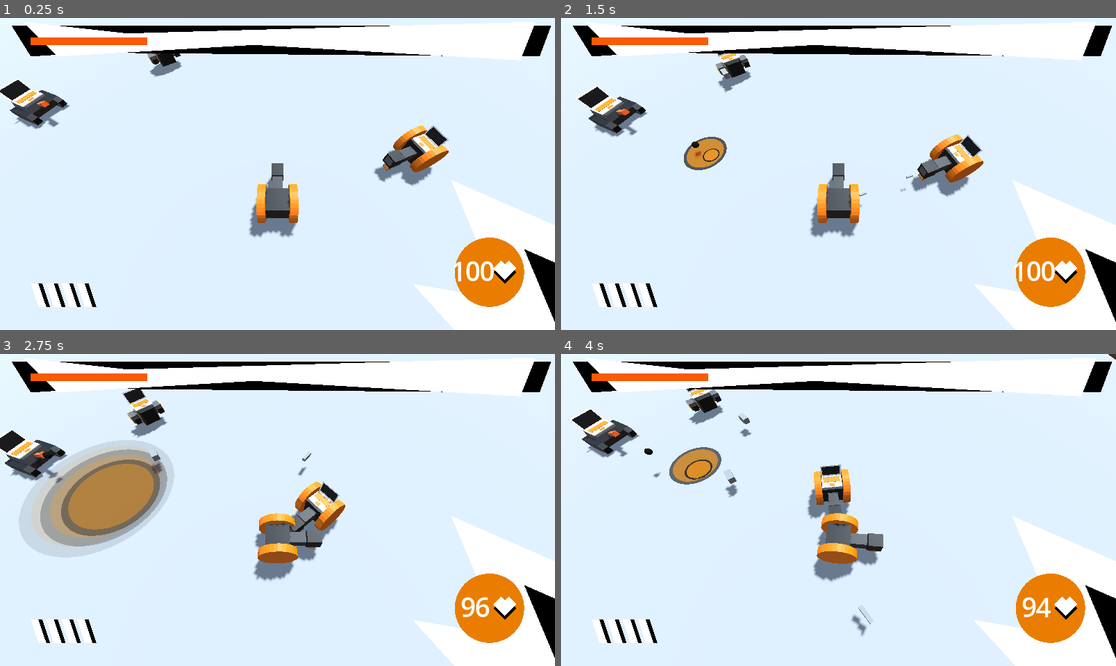
Above: before the commit, frames 1-4 (two rows, left to right).
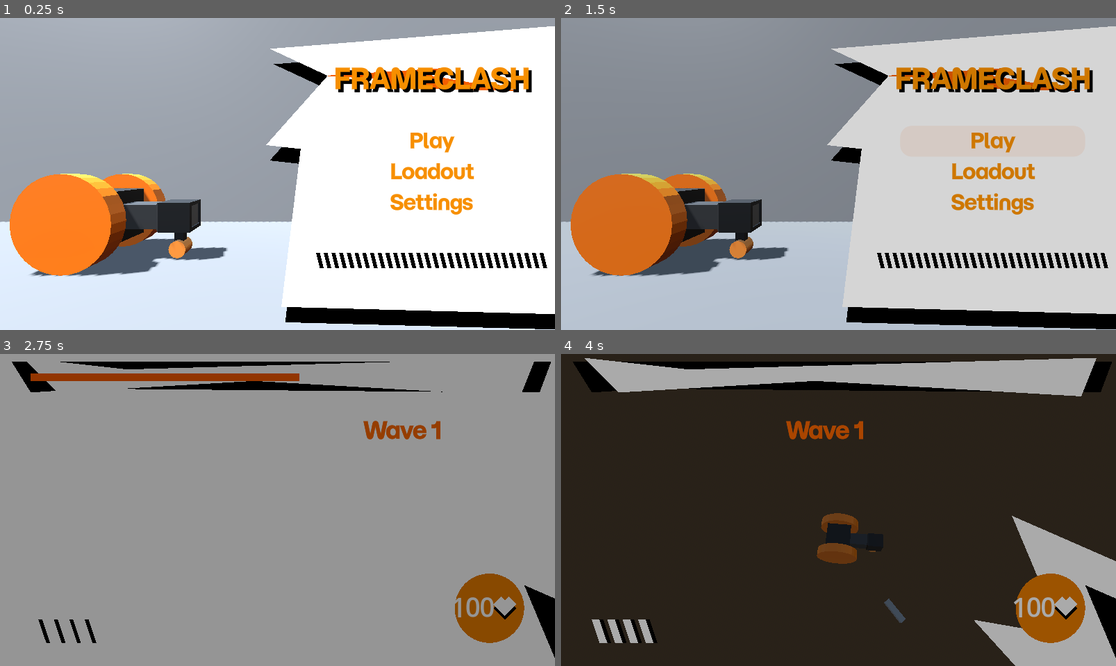
Above: after the commit, the same moments.

Repository: Username4D/Frameclash
Game: Godot game, scene res://scenes/view.tscn
Same seed, same stepped clock (60 frames per second), same inputs: the game is played once before the commit and once after it. Before the commit the project starts from res://scenes/arena_scene.tscn. The engine's default icon, where the game draws it, is replaced by a stand-in: a white triangle on a blue panel in a dark square.
Inputs (mouse positions are in pixels of both pictures, inside the frame that each line leads up to):
- Up to frame 1 (0.25 s): no input
- Up to frame 2 (1.5 s): click (993, 142) at 0.5 s, where only the run after the commit has a clickable "Play"; click (993, 142) at 1.25 s, where only the run after the commit has a clickable "Play"
- Up to frame 3 (2.75 s): hold Right (ui_right) from 2.03 s (still down); tap Space (shoot) at 2.1 s
- Up to frame 4 (4 s): release Right (ui_right) at 2.78 s; hold Down (ui_down) 2.78-3.53 s; tap Space (shoot) at 2.85, 3.6 s; hold Right (ui_right) from 3.53 s (still down)

The runs differ from the first frame. In frame 1, 82% of the frame differs, in the area x 0-100%, y 0-100%; in frame 2, 100%; in frame 3, 96%; in frame 4, 96%.

Commit message:
added wavebased gameplay and integrated ui

Diff:
--- a/project.godot
+++ b/project.godot
@@ -11,13 +11,14 @@
 [application]
 
 config/name="Frameclash"
-run/main_scene="uid://crnc3h3kury05"
+run/main_scene="uid://lwh1n733esae"
 config/features=PackedStringArray("4.5")
 config/icon="res://icon.svg"
 
 [autoload]
 
 save_handler="*res://scripts/save_handler.gd"
+gameplay_info="*res://scripts/gameplay_info.gd"
 
 [editor_plugins]
 
--- a/scenes/arena_scene.tscn
+++ b/scenes/arena_scene.tscn
@@ -1,10 +1,9 @@
-[gd_scene load_steps=14 format=3 uid="uid://crnc3h3kury05"]
+[gd_scene load_steps=17 format=3 uid="uid://crnc3h3kury05"]
 
 [ext_resource type="PackedScene" uid="uid://dwnj7o6j5hhaf" path="res://scenes/player.tscn" id="1_f05c1"]
+[ext_resource type="Script" uid="uid://do2aoi6dkeio4" path="res://scripts/arena_scene.gd" id="1_rhqdc"]
 [ext_resource type="Texture2D" uid="uid://byoim7vom3x8w" path="res://icon.svg" id="2_v87wf"]
-[ext_resource type="PackedScene" uid="uid://cxurx5g14168l" path="res://scenes/roller.tscn" id="4_8k0nb"]
-[ext_resource type="PackedScene" uid="uid://c7dll3opvsjw4" path="res://scenes/tanker.tscn" id="4_bt4xr"]
-[ext_resource type="PackedScene" uid="uid://b28jk27ltrtq6" path="res://scenes/soldier.tscn" id="5_bt4xr"]
+[ext_resource type="FontFile" uid="uid://bnovlpwfj1t3b" path="res://assets/MomoTrustDisplay-Regular.ttf" id="7_agamo"]
 
 [sub_resource type="ProceduralSkyMaterial" id="ProceduralSkyMaterial_8k0nb"]
 sky_horizon_color = Color(0.66224277, 0.6717428, 0.6867428, 1)
@@ -25,8 +24,18 @@
 material = SubResource("StandardMaterial3D_8k0nb")
 size = Vector3(35, 1, 35)
 
+[sub_resource type="BoxShape3D" id="BoxShape3D_8k0nb"]
+size = Vector3(35, 1, 35)
+
+[sub_resource type="StandardMaterial3D" id="StandardMaterial3D_bt4xr"]
+albedo_color = Color(1, 0.5146846, 0, 1)
+
+[sub_resource type="BoxMesh" id="BoxMesh_2mhd3"]
+material = SubResource("StandardMaterial3D_bt4xr")
+size = Vector3(2, 4, 39)
+
 [sub_resource type="BoxShape3D" id="BoxShape3D_syn64"]
-size = Vector3(35, 1, 35)
+size = Vector3(2, 4, 39)
 
 [sub_resource type="NavigationMesh" id="NavigationMesh_8k0nb"]
 vertices = PackedVector3Array(-17, 1, -17, -17, 1, 17, 17, 1, 17, 17, 1, -17)
@@ -36,7 +45,13 @@
 albedo_texture = ExtResource("2_v87wf")
 uv1_scale = Vector3(175.27, 175.27, 175.27)
 
+[sub_resource type="LabelSettings" id="LabelSettings_syn64"]
+font = ExtResource("7_agamo")
+font_size = 46
+font_color = Color(1, 0.40739924, 0, 1)
+
 [node name="arena_scene" type="Node3D"]
+script = ExtResource("1_rhqdc")
 
 [node name="WorldEnvironment" type="WorldEnvironment" parent="."]
 environment = SubResource("Environment_2mhd3")
@@ -58,6 +73,42 @@
 
 [node name="CollisionShape3D" type="CollisionShape3D" parent="StaticBody3D"]
 transform = Transform3D(1, 0, 0, 0, 1, 0, 0, 0, 1, 0, -1, 0)
+shape = SubResource("BoxShape3D_8k0nb")
+
+[node name="StaticBody3D2" type="StaticBody3D" parent="."]
+collision_layer = 7
+collision_mask = 7
+
+[node name="MeshInstance3D" type="MeshInstance3D" parent="StaticBody3D2"]
+transform = Transform3D(1, 0, 0, 0, 1, 0, 0, 0, 1, 18.5, -1, 0)
+mesh = SubResource("BoxMesh_2mhd3")
+
+[node name="MeshInstance3D3" type="MeshInstance3D" parent="StaticBody3D2"]
+transform = Transform3D(-4.371139e-08, 0, 1, 0, 1, 0, -1, 0, -4.371139e-08, 0, -1, 18.5)
+mesh = SubResource("BoxMesh_2mhd3")
+
+[node name="MeshInstance3D4" type="MeshInstance3D" parent="StaticBody3D2"]
+transform = Transform3D(-4.371139e-08, 0, 1, 0, 1, 0, -1, 0, -4.371139e-08, 0, -1, -18.5)
+mesh = SubResource("BoxMesh_2mhd3")
+
+[node name="MeshInstance3D2" type="MeshInstance3D" parent="StaticBody3D2"]
+transform = Transform3D(1, 0, 0, 0, 1, 0, 0, 0, 1, -18.5, -1, 0)
+mesh = SubResource("BoxMesh_2mhd3")
+
+[node name="CollisionShape3D" type="CollisionShape3D" parent="StaticBody3D2"]
+transform = Transform3D(1, 0, 0, 0, 1, 0, 0, 0, 1, -18.5, -1, 0)
+shape = SubResource("BoxShape3D_syn64")
+
+[node name="CollisionShape3D2" type="CollisionShape3D" parent="StaticBody3D2"]
+transform = Transform3D(1, 0, 0, 0, 1, 0, 0, 0, 1, 18.5, -1, 0)
+shape = SubResource("BoxShape3D_syn64")
+
+[node name="CollisionShape3D3" type="CollisionShape3D" parent="StaticBody3D2"]
+transform = Transform3D(-4.371139e-08, 0, 1, 0, 1, 0, -1, 0, -4.371139e-08, 0, -1, -18.5)
+shape = SubResource("BoxShape3D_syn64")
+
+[node name="CollisionShape3D4" type="CollisionShape3D" parent="StaticBody3D2"]
+transform = Transform3D(-4.371139e-08, 0, 1, 0, 1, 0, -1, 0, -4.371139e-08, 0, -1, 18.5)
 shape = SubResource("BoxShape3D_syn64")
 
 [node name="NavigationRegion3D" type="NavigationRegion3D" parent="."]
@@ -72,11 +123,16 @@
 
 [node name="enemies" type="Node3D" parent="."]
 
-[node name="roller" parent="enemies" instance=ExtResource("4_8k0nb")]
-transform = Transform3D(1, 0, 0, 0, 1, 0, 0, 0, 1, -5, 0, -7)
+[node name="Label" type="Label" parent="."]
+offset_left = 1152.0
+offset_top = 112.0
+offset_right = 2304.0
+offset_bottom = 208.0
+text = "Wave 1"
+label_settings = SubResource("LabelSettings_syn64")
+horizontal_alignment = 1
+vertical_alignment = 1
 
-[node name="enemy" parent="enemies" instance=ExtResource("4_bt4xr")]
-transform = Transform3D(1, 0, 0, 0, 1, 0, 0, 0, 1, -9, 0, -4)
-
-[node name="soldier" parent="enemies" instance=ExtResource("5_bt4xr")]
-transform = Transform3D(1, 0, 0, 0, 1, 0, 0, 0, 1, 4.4836063, -9.834766e-07, -1.8153791)
+[node name="wave_display" type="Timer" parent="."]
+wait_time = 3.0
+one_shot = true
--- /dev/null
+++ b/scripts/arena_scene.gd
@@ -0,0 +1,29 @@
+extends Node3D
+
+var wave = 0
+
+var enemies = [preload("res://scenes/tanker.tscn"), preload("res://scenes/roller.tscn"), preload("res://scenes/soldier.tscn")]
+var single_trigger = false
+func _ready() -> void:
+	start_wave()
+
+func start_wave():
+	single_trigger = false
+	wave += 1
+	gameplay_info.max_enemies = pow(2, wave + 1)
+	$Label.text = "Wave " + var_to_str(wave)
+	$wave_display.start()
+	while $wave_display.time_left != 0:
+		await get_tree().process_frame
+		$Label.position.x = -1152 + 2 * 1152 * ease($wave_display.time_left / 3, -0.2)
+
+	for i in range(0, pow(2, wave + 1), 1):
+		var select = randi_range(0,2)
+		var obj = enemies[select].instantiate()
+		obj.position = Vector3(randi_range(-16, 16), 5, randi_range(-16, 16))
+		$enemies.add_child(obj)
+	single_trigger = true
+func _process(delta: float) -> void:
+	gameplay_info.enemies = $enemies.get_child_count()
+	if $enemies.get_child_count() == 0 and single_trigger:
+		start_wave()
--- /dev/null
+++ b/scripts/gameplay_info.gd
@@ -0,0 +1,4 @@
+extends Node
+
+var max_enemies = 0
+var enemies = 0
--- a/scripts/hud.gd
+++ b/scripts/hud.gd
@@ -4,3 +4,5 @@
 
 func _process(delta: float) -> void:
 	$live_display/Label.text = var_to_str(int(health))
+	$wave_bar/ProgressBar.max_value = gameplay_info.max_enemies
+	$wave_bar/ProgressBar.value = move_toward($wave_bar/ProgressBar.value, gameplay_info.enemies, 4 * delta)
Not shown, added: scripts/arena_scene.gd.uid
Not shown, added: scripts/gameplay_info.gd.uid
